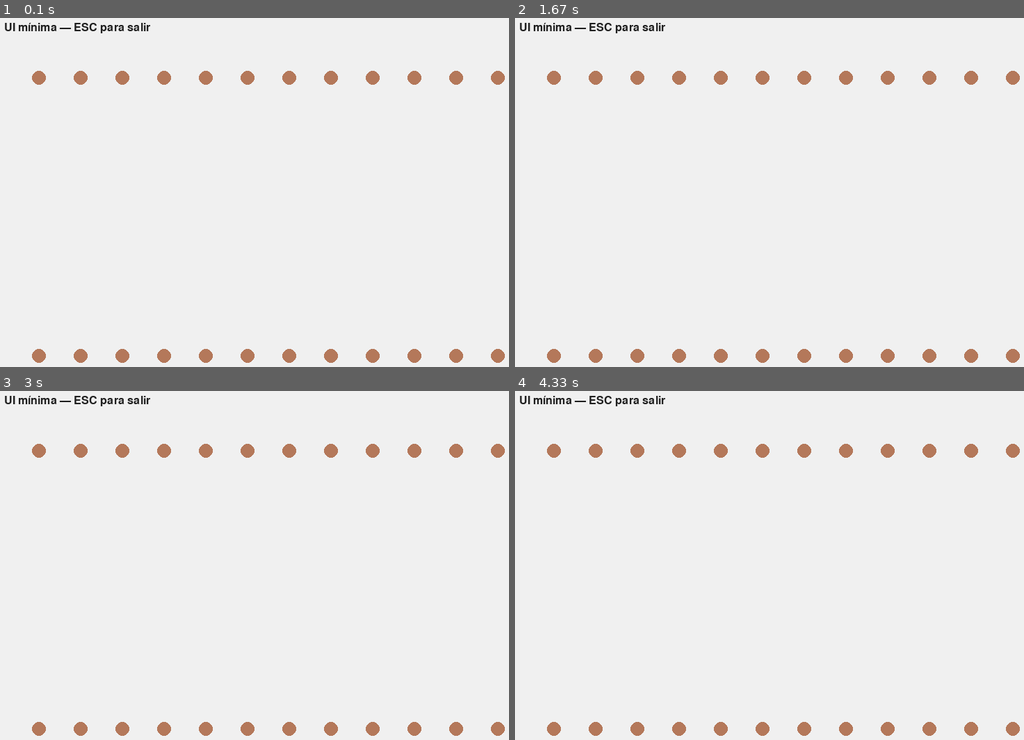
Above: before the commit, frames 1-4 (two rows, left to right).
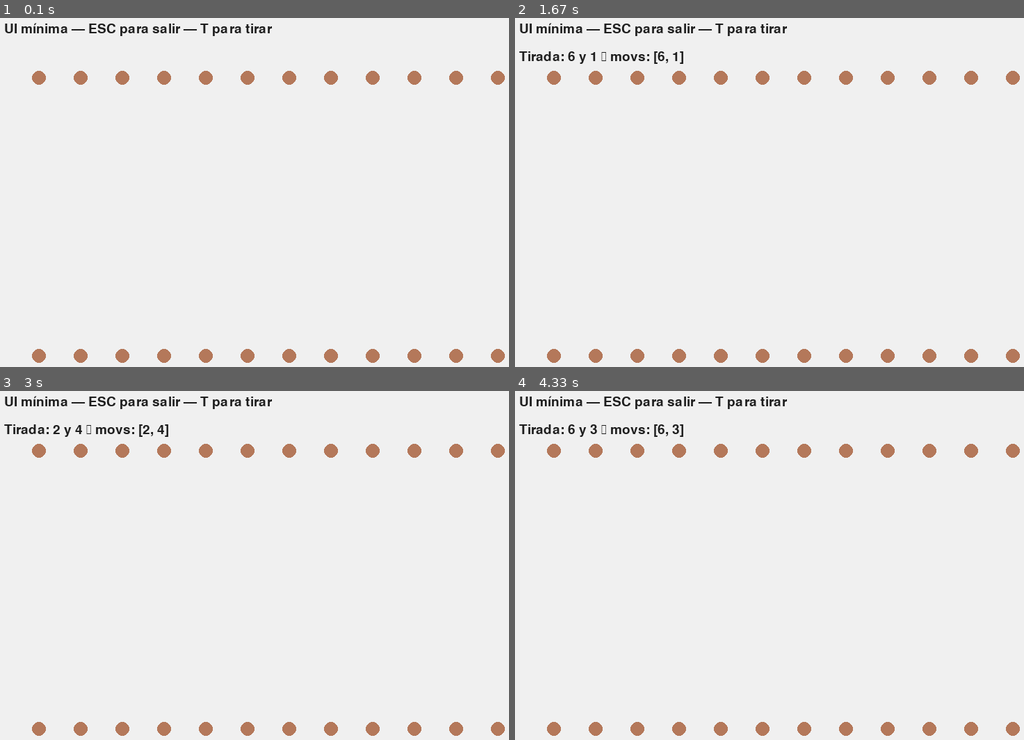
Above: after the commit, the same moments.

Repository: um-computacion/computacion-2025-backgammon-maxinavesi1
Game: pygame game, started from backgammon/pygame/pygame_ui.py
Same seed, same stepped clock (60 frames per second), same inputs: the game is played once before the commit and once after it.
Inputs:
- Up to frame 1 (0.1 s): no input
- Up to frame 2 (1.67 s): tap T at 0.33 s; hold T 0.67-1.13 s
- Up to frame 3 (3 s): tap T at 2.17, 2.57, 2.87 s
- Up to frame 4 (4.33 s): tap T at 3.07, 3.4, 3.7, 3.9, 4.2 s

The runs differ from the first frame. In frame 1, 0.7% of the frame differs, in the area x 0-54%, y 1-6%; in frame 2, 1.1%; in frame 3, 1.1%; in frame 4, 1.1%, in the area x 0-54%, y 1-14%.

Commit message:
Implementacion tecla T para tirar y mostrar dados

Diff:
--- a/backgammon/pygame/pygame_ui.py
+++ b/backgammon/pygame/pygame_ui.py
@@ -1,11 +1,12 @@
 """Ventana mínima con Pygame para ver algo en pantalla.
 
-Uso (local):
+Uso:
     python -m backgammon.pygame_ui.ventana
 """
 
 import pygame
 import sys
+from backgammon.core.dados import Dados  # usamos los dados reales
 
 ANCHO = 800
 ALTO = 600
@@ -31,29 +32,35 @@
     pygame.init()
     pygame.font.init()
     flags = pygame.SCALED if hasattr(pygame, "SCALED") else 0
-    try:
-        pantalla = pygame.display.set_mode((ancho, alto), flags=flags)
-    except Exception as e:
-        print("No se pudo crear la ventana de Pygame:", e)
-        pygame.quit()
-        sys.exit(1)
-
+    pantalla = pygame.display.set_mode((ancho, alto), flags=flags)
     pygame.display.set_caption("Backgammon — demo")
     reloj = pygame.time.Clock()
-    fuente = pygame.font.Font(None, 24)
-    texto = fuente.render("UI mínima — ESC para salir", True, COLOR_TEXTO)
+
+    fuente = pygame.font.Font(None, 28)
+    titulo = fuente.render("UI mínima — ESC para salir — T para tirar", True, COLOR_TEXTO)
+    texto_tirada = None
+
+    dados = Dados()
 
     corriendo = True
     while corriendo:
         for evento in pygame.event.get():
             if evento.type == pygame.QUIT:
                 corriendo = False
-            elif evento.type == pygame.KEYDOWN and evento.key == pygame.K_ESCAPE:
-                corriendo = False
+            elif evento.type == pygame.KEYDOWN:
+                if evento.key == pygame.K_ESCAPE:
+                    corriendo = False
+                elif evento.key == pygame.K_t:
+                    d1, d2, movs = dados.tirar()
+                    texto_tirada = fuente.render(
+                        f"Tirada: {d1} y {d2} → movs: {movs}", True, COLOR_TEXTO
+                    )
 
         pantalla.fill(COLOR_FONDO)
         dibujar_puntos(pantalla)
-        pantalla.blit(texto, (20, 20))
+        pantalla.blit(titulo, (20, 20))
+        if texto_tirada:
+            pantalla.blit(texto_tirada, (20, 60))
 
         pygame.display.flip()
         reloj.tick(FPS)
